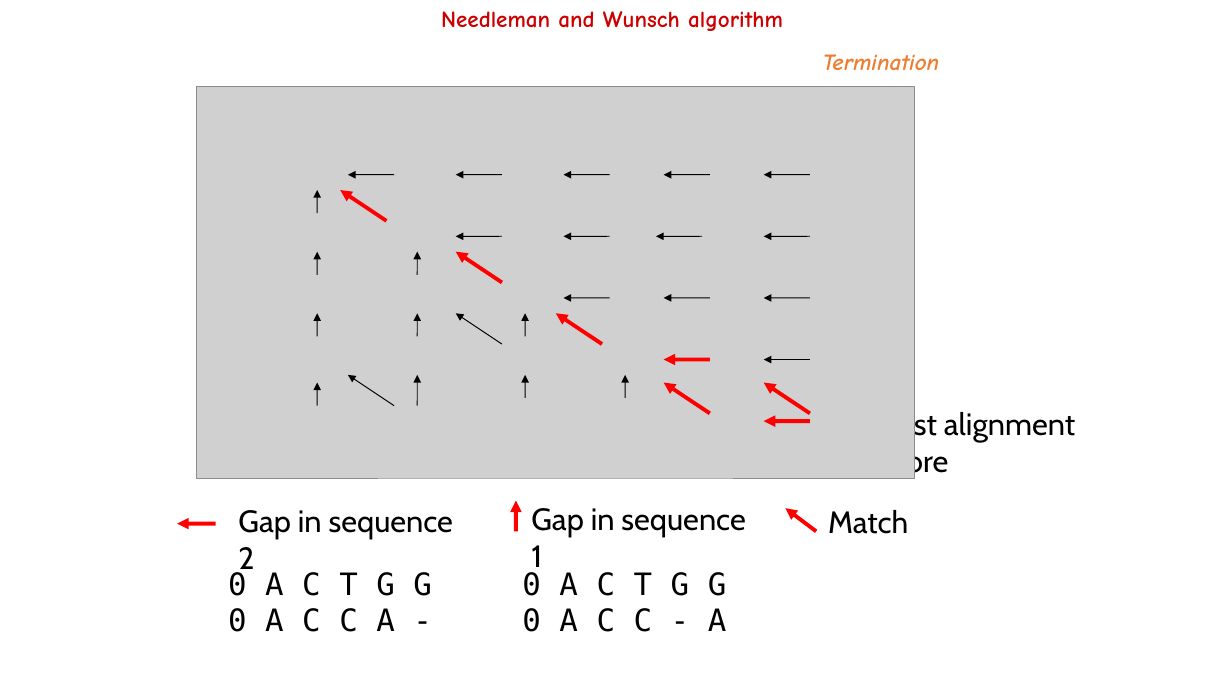
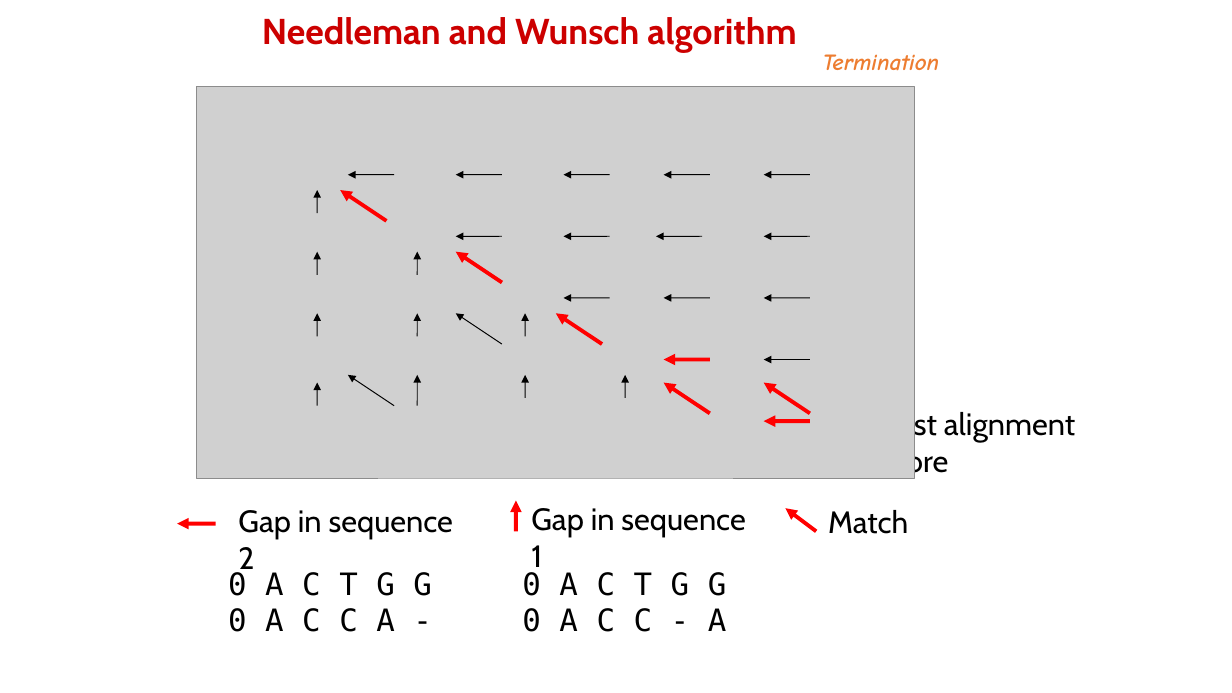
Before and after one commit to allegravia/programming-for-bioinformatics, a slide deck: slide 48 of slides/pairwise_alignment_needleman_wunsh.pptx. Drawn at 1232x693 pixels with LibreOffice and Linux fonts; fonts in the diff are those of the drawing; grey boxes stand for pictures. Boxes give left, top, right and bottom in pixels: in the first picture for what was removed or moved away, otherwise in the second. Text is boxed around its words. In the diff, an @@ line names an element or a change of style, - is before the commit and + after.

```diff
--- a/slides/pairwise_alignment_needleman_wunsh.pptx
+++ b/slides/pairwise_alignment_needleman_wunsh.pptx
@@ text "Needleman and Wunsch algorithm": place and size @@
-text "Needleman and Wunsch algorithm" at [441, 11, 783, 31]
+text "Needleman and Wunsch algorithm" at [262, 17, 796, 53]
@@ text "Needleman and Wunsch algorithm" at [262, 17, 796, 53]: size 18 to 28 pt, font Comic Neue to Cabin @@
```
Also in this commit, not shown: 7 other slides changed, 6 other files.
